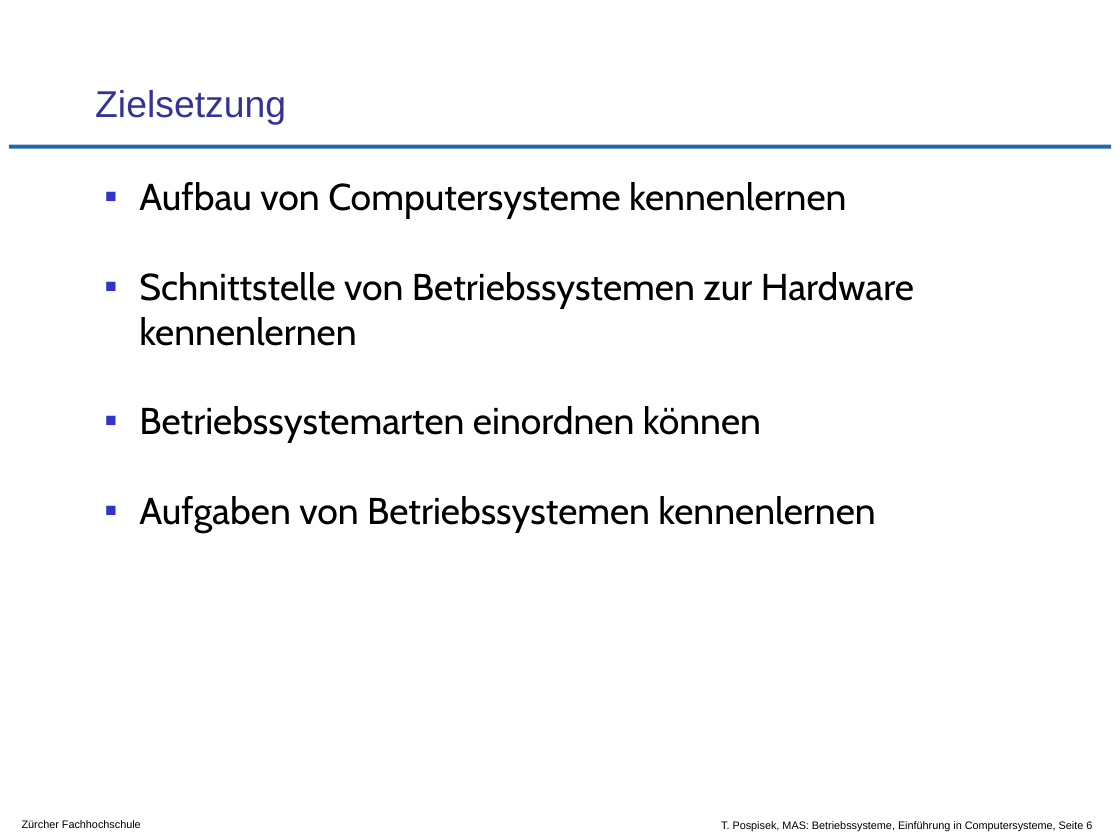
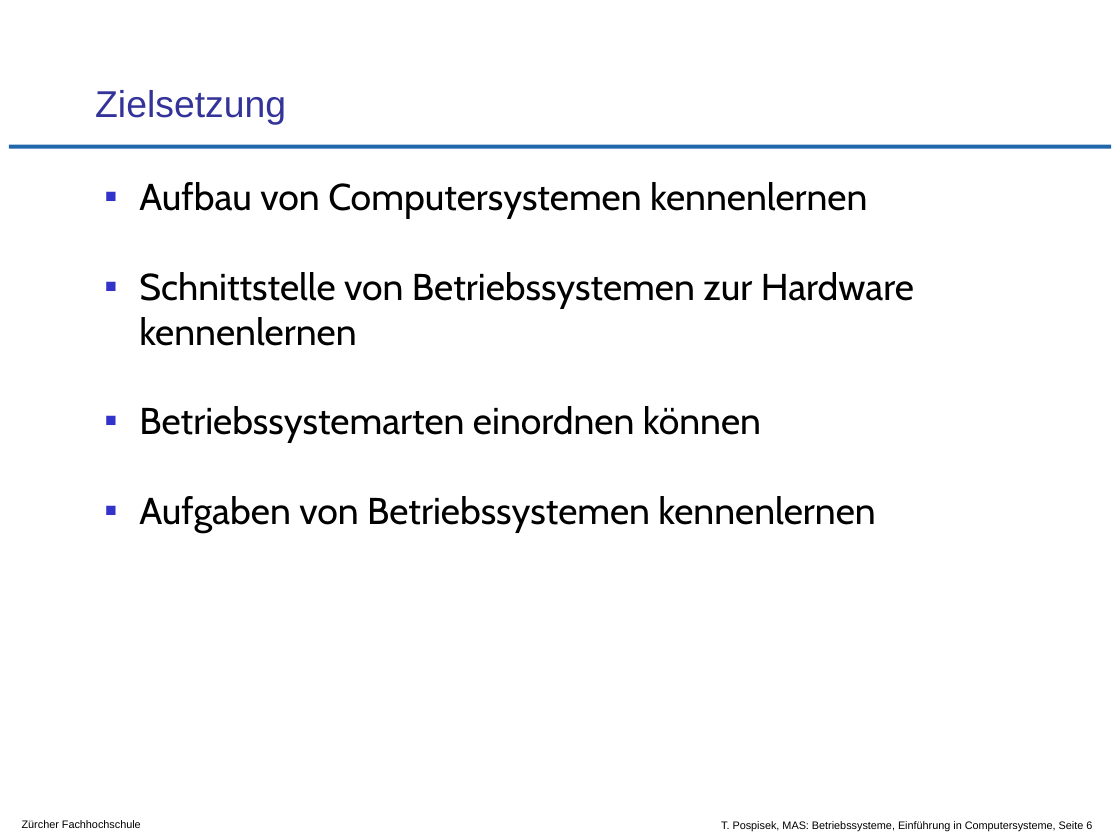
Before and after one commit to tpo/betriebssysteme, a slide deck: slide 6 of 01-1_Einführung_in_Computersysteme.odp. Drawn at 1120x840 pixels with LibreOffice and Linux fonts; fonts in the diff are those of the drawing; background and template pictures are left out. Boxes give left, top, right and bottom in pixels: in the first picture for what was removed or moved away, otherwise in the second. Text is boxed around its words. In the diff, an @@ line names an element or a change of style, - is before the commit and + after.

```diff
--- a/01-1_Einführung_in_Computersysteme.odp
+++ b/01-1_Einführung_in_Computersysteme.odp
@@ text at [139, 182, 867, 219]: text changed @@
-▪ Aufbau von Computersysteme kennenlernen
+▪ Aufbau von Computersystemen kennenlernen
```
Also in this commit, not shown: 1 other slide changed.
